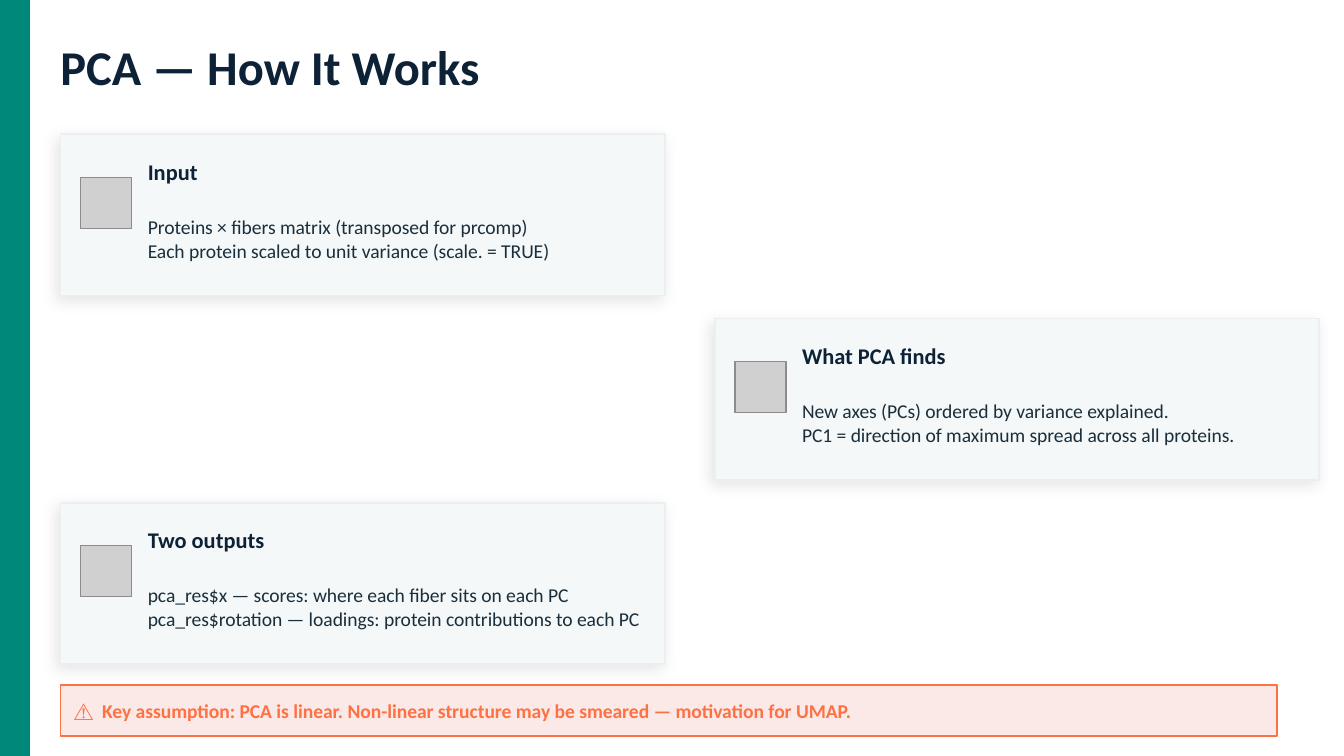
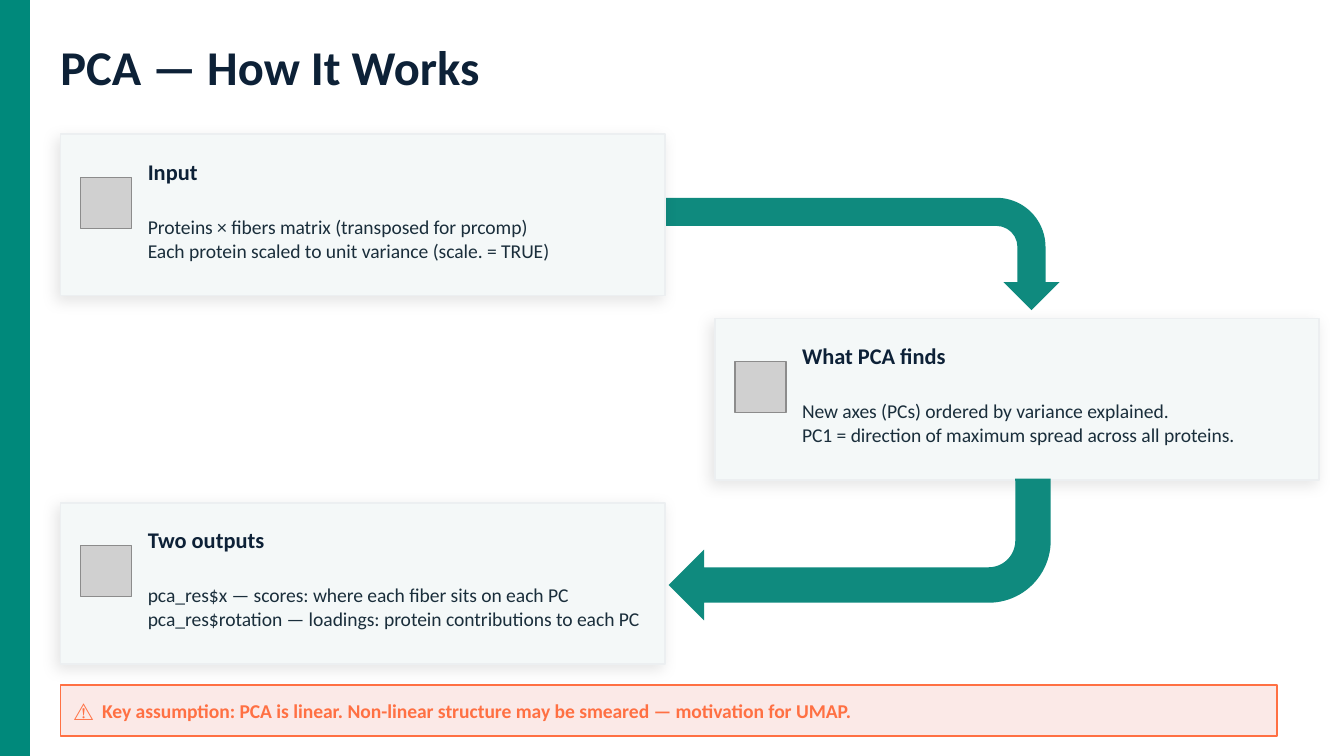
Before and after one commit to fpm-cbmr/DDEA_proteomics_course, a slide deck: slide 3 of data_visualization_slides.pptx. Drawn at 1344x756 pixels with LibreOffice and Linux fonts; fonts in the diff are those of the drawing; grey boxes stand for pictures. Boxes give left, top, right and bottom in pixels: in the first picture for what was removed or moved away, otherwise in the second. Text is boxed around its words. In the diff, an @@ line names an element or a change of style, - is before the commit and + after.

```diff
--- a/data_visualization_slides.pptx
+++ b/data_visualization_slides.pptx
@@ bent arrow added at (x1=637, y1=198, x2=1059, y2=310), fill #0F8A7E @@
@@ bent arrow added at (x1=668, y1=478, x2=1050, y2=621), fill #0F8A7E @@
```
Also in this commit, not shown: 1 other file.
